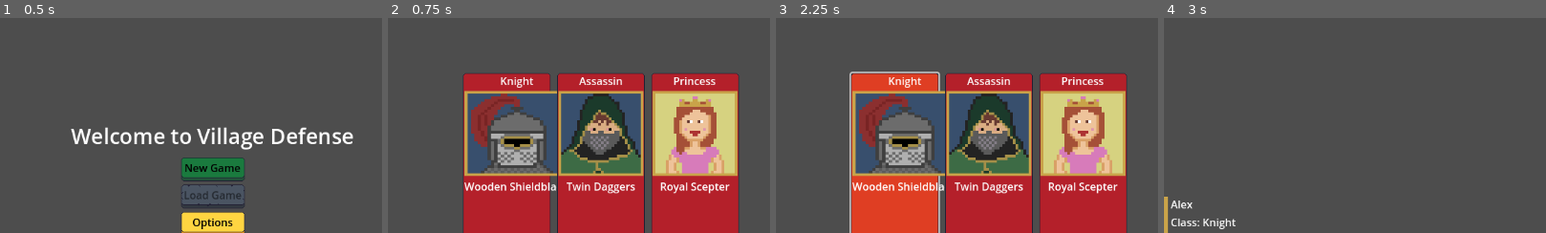
Above: before the commit, frames 1-4 (left to right).
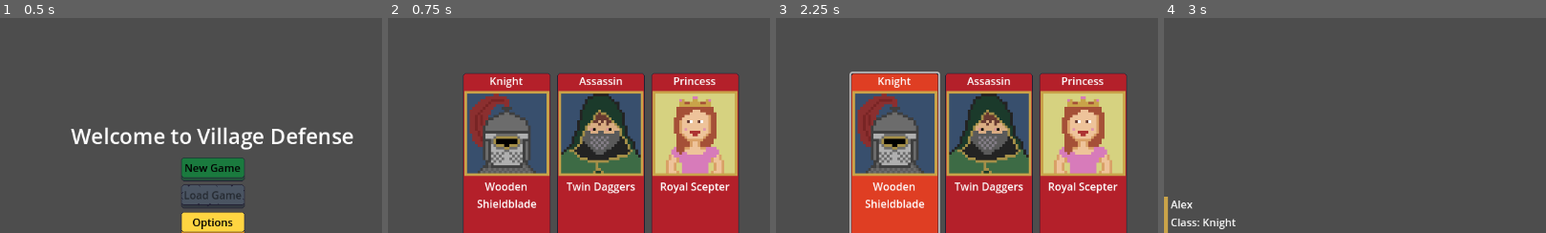
Above: after the commit, the same moments.

Repository: navtges3/PixelValley
Game: Godot game, scene res://scenes/ui/screens/main_menu_screen.tscn
The game is run twice, just before and just after one commit, with the same random seed, the same clock (stepped at 60 frames per second) and the same inputs.
Inputs (mouse positions are % of the whole screen's width and height, from its top left):
- Up to frame 1 (0.5 s): no input
- Up to frame 2 (0.75 s): click "New Game" at 0.5 s
- Up to frame 3 (2.25 s): click (56, 65) at 1.27 s; type "Alex" at 1.35 s; click (38, 42) at 2.02 s
- Up to frame 4 (3 s): click "Create Hero" at 2.75 s
The pictures show only the part of the screen within x 22-72%, y 10-60%; the shares and areas given below are measured in that part.

Frame 1 is identical in both runs. In frame 2, 5.9% of the frame differs, in the area x 20-45%, y 27-89%; in frame 3, 5.9%; in frame 4, nothing differs.

Commit message:
Improved armory screen
Improved armory screen to display weapon name and description along with the abilities for the weapon.

Diff:
--- a/scenes/ui/components/hero_preview.tscn
+++ b/scenes/ui/components/hero_preview.tscn
@@ -33,16 +33,22 @@
 
 [node name="ClassNameLabel" type="Label" parent="VBoxContainer"]
 layout_mode = 2
+size_flags_horizontal = 4
 text = "Class Name"
 horizontal_alignment = 1
 
 [node name="Portrait" type="TextureRect" parent="VBoxContainer"]
 custom_minimum_size = Vector2(128, 128)
 layout_mode = 2
+size_flags_horizontal = 4
+size_flags_vertical = 0
 mouse_filter = 2
 texture = ExtResource("3_x1gnv")
 
 [node name="WeaponLabel" type="Label" parent="VBoxContainer"]
+custom_minimum_size = Vector2(124, 0)
 layout_mode = 2
+size_flags_vertical = 0
 text = "Weapon Name"
 horizontal_alignment = 1
+autowrap_mode = 2
--- a/scenes/ui/screens/armory_screen.tscn
+++ b/scenes/ui/screens/armory_screen.tscn
@@ -23,6 +23,7 @@
 offset_right = 220.0
 offset_bottom = 167.0
 grow_horizontal = 2
+theme_override_constants/separation = 16
 alignment = 1
 
 [node name="LeftPanel" type="VBoxContainer" parent="HBoxContainer"]
@@ -54,8 +55,20 @@
 
 [node name="RightPanel" type="VBoxContainer" parent="HBoxContainer"]
 layout_mode = 2
+theme_override_constants/separation = 10
 
-[node name="Label" type="Label" parent="HBoxContainer/RightPanel"]
+[node name="NameLabel" type="Label" parent="HBoxContainer/RightPanel"]
+layout_mode = 2
+text = "Weapon Name"
+horizontal_alignment = 1
+
+[node name="DescriptionLabel" type="Label" parent="HBoxContainer/RightPanel"]
+custom_minimum_size = Vector2(250, 0)
+layout_mode = 2
+text = "Description label starts here. This is what it would look like if it was a long description"
+autowrap_mode = 2
+
+[node name="AbilitiesLabel" type="Label" parent="HBoxContainer/RightPanel"]
 layout_mode = 2
 text = "Abilities"
 horizontal_alignment = 1
--- a/scripts/ui/screens/armory_screen.gd
+++ b/scripts/ui/screens/armory_screen.gd
@@ -3,6 +3,9 @@
 @onready var item_list: VBoxContainer = $HBoxContainer/LeftPanel/ItemList
 @onready var back_button: Button = $HBoxContainer/LeftPanel/Buttons/BackButton
 @onready var equip_button: Button = $HBoxContainer/LeftPanel/Buttons/EquipButton
+
+@onready var name_label: Label = $HBoxContainer/RightPanel/NameLabel
+@onready var description_label: Label = $HBoxContainer/RightPanel/DescriptionLabel
 @onready var ability_container: VBoxContainer = $HBoxContainer/RightPanel/AbilityContainer
 
 var ItemButton := preload("res://scenes/ui/components/item_button.tscn")
@@ -25,15 +28,17 @@
 	for weapon in hero.inventory.weapon_stash:
 		var button = create_item_button(weapon)
 		item_list.add_child(button)
-	_update_ability_list()
+	_update_right_panel()
 	_update_equip_button()
 
 func _on_item_pressed(item_stack: ItemStack) -> void:
 	selected_weapon = item_stack.item as Weapon
-	_update_ability_list()
+	_update_right_panel()
 	_update_equip_button()
 
-func _update_ability_list() -> void:
+func _update_right_panel() -> void:
+	name_label.text = selected_weapon.name
+	description_label.text = selected_weapon.description
 	empty_ability_list()
 	for ability in selected_weapon.abilities:
 		var label = Label.new()
